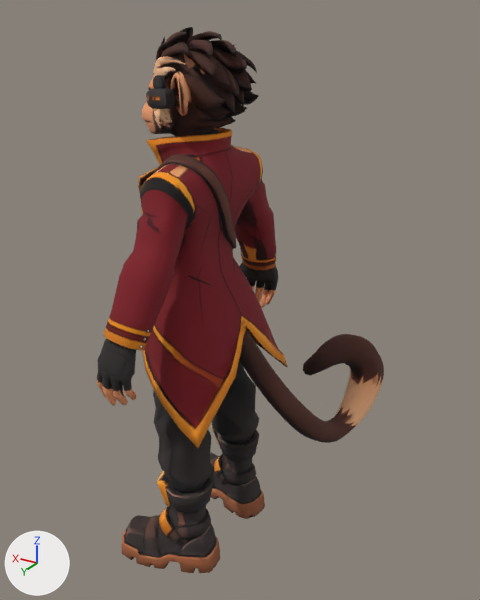
An edit to the glTF model models/personagens/karo.glb, drawn before and after from the same camera.
Rendered twice from a 50 mm camera at (-0.578, 0.984, 1.018) aimed at (0.015, -0.003, 0.524). Lighting does not change. The marker at lower left points along +X, +Y and +Z. The picture after the commit comes second.

The first picture shows 'tripo_node_ca320ee7-6ed2-4567-98da-372994505e71'.
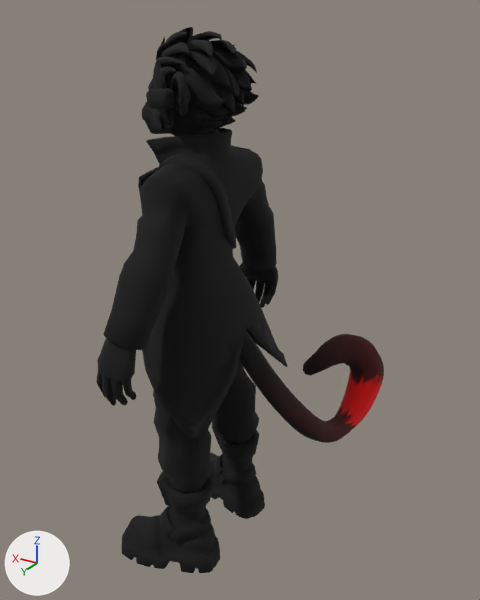
Commit message: Karo 3D: cauda balança

Where the change shows, as pixel boxes [x1, y1, x2, y2] in the pictures (480 x 600 px):
'tripo_node_ca320ee7-6ed2-4567-98da-372994505e71', recoloured (darker): [96, 29, 384, 573] in both

Edits to the bpy script that builds the scene:
```text
Change mat_tripo_material_ca320ee7_6ed2_4567_98da_372994505e71:
    add n3 = _N.new('ShaderNodeMix'); n3.name = 'Mix'
    add n3.data_type = 'RGBA'
    add n3.blend_type = 'MULTIPLY'
    add n3.inputs[0].default_value = 1.0  # 'Factor'
    add n4 = _N.new('ShaderNodeVertexColor'); n4.name = 'Color Attribute'
    where n2 = _N.new('ShaderNodeTexImage'); n2.name = 'Image Texture'
    where n0 = _N.new('ShaderNodeBsdfPrincipled'); n0.name = 'Principled BSDF'
    remove _L.new(n2.outputs[0], n0.inputs[0])  # 'Color' to 'Base Color'
    add _L.new(n3.outputs[2], n0.inputs[0])  # 'Result' to 'Base Color'
    add _L.new(n4.outputs[0], n3.inputs[7])  # 'Color' to 'B'
    add _L.new(n2.outputs[0], n3.inputs[6])  # 'Color' to 'A'
```
